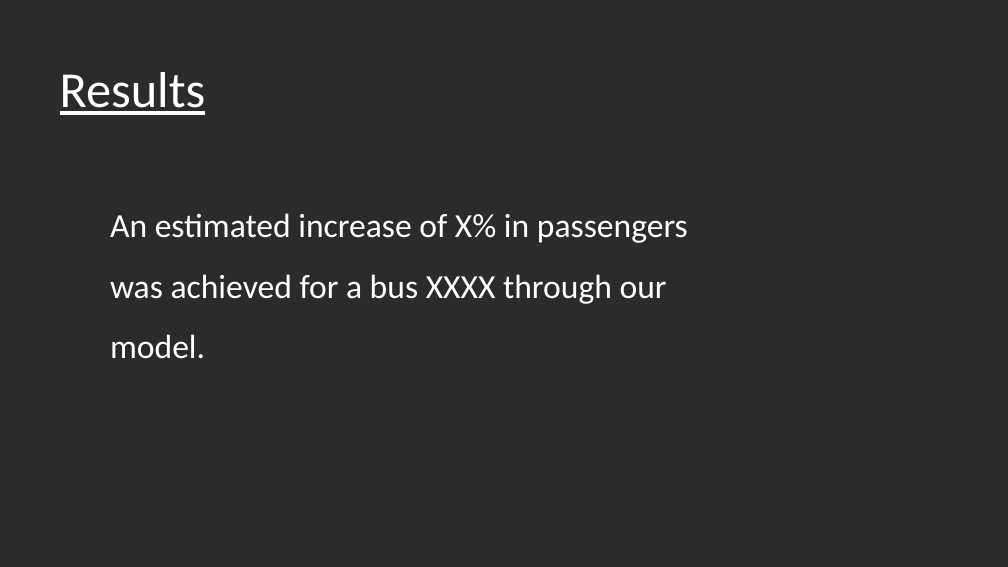
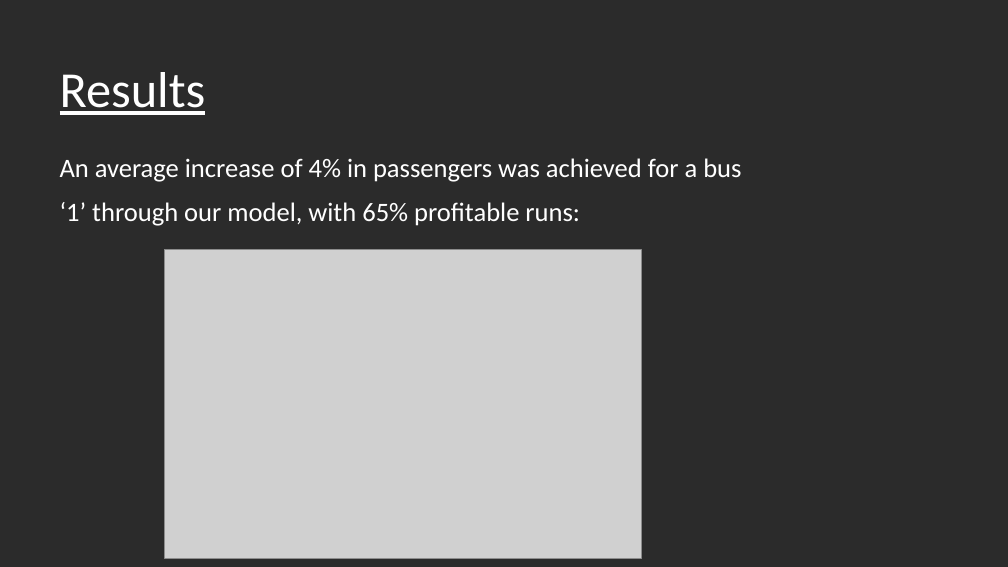
Before and after one commit to Lakshya31/nmit-hacks, a slide deck: slide 10 of nmithack/nmit-hacks.pptx. Drawn at 1008x567 pixels with LibreOffice and Linux fonts; fonts in the diff are those of the drawing; grey boxes stand for pictures; background and template pictures are left out; a plain dark background stands for a picture behind light text. Boxes give left, top, right and bottom in pixels: in the first picture for what was removed or moved away, otherwise in the second. Text is boxed around its words. In the diff, an @@ line names an element or a change of style, - is before the commit and + after.

```diff
--- a/nmithack/nmit-hacks.pptx
+++ b/nmithack/nmit-hacks.pptx
@@ text at <box>60,158,741,226</box>: text changed; size 24 to 19 pt @@
-An estimated increase of X% in passengers was achieved for a bus XXXX through our model.
+An average increase of 4% in passengers was achieved for a bus ‘1’ through our model, with 65% profitable runs:
@@ picture added at <box>164,250,641,558</box> @@
```
Also in this commit, not shown: 2 other slides changed, 1 slide added, 1 slide removed, 5 other files.
